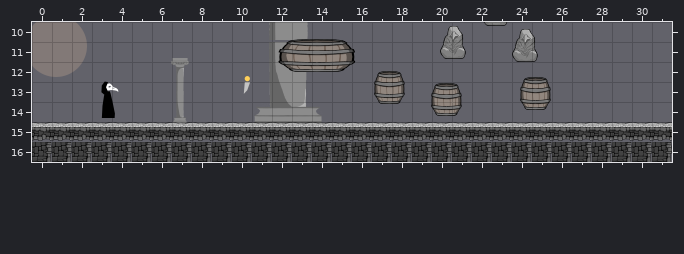
A Tiled map (JSON) gets an edit: Physics/Physics/assets/test7.tmj. The picture above was drawn from the file before the commit.
Cells are 300x300 px. Shown: x 0..31, y 10..16.
The same view after the edit:
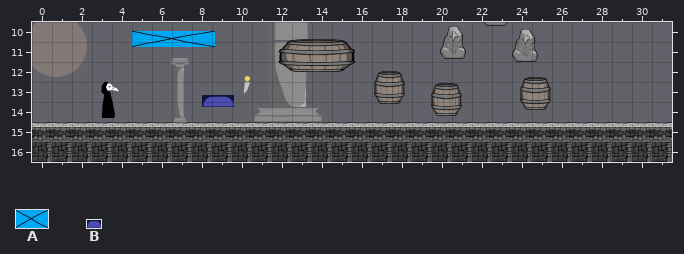
Key: from "GameObjects": A 5 "platform", B 12 "button".
Objects are placed by their top-left corner, in cells (3,4 is the top-left corner of cell 3,4); size is 1x1 cell unless given.
The edit:
Layer "entities":
A new object: A "platformX" at 5,10.5 size 4.1x0.8.
Layer "actionEntities":
A new object: B "platformX" at 8.5,13.7 size 1.6x0.6.
